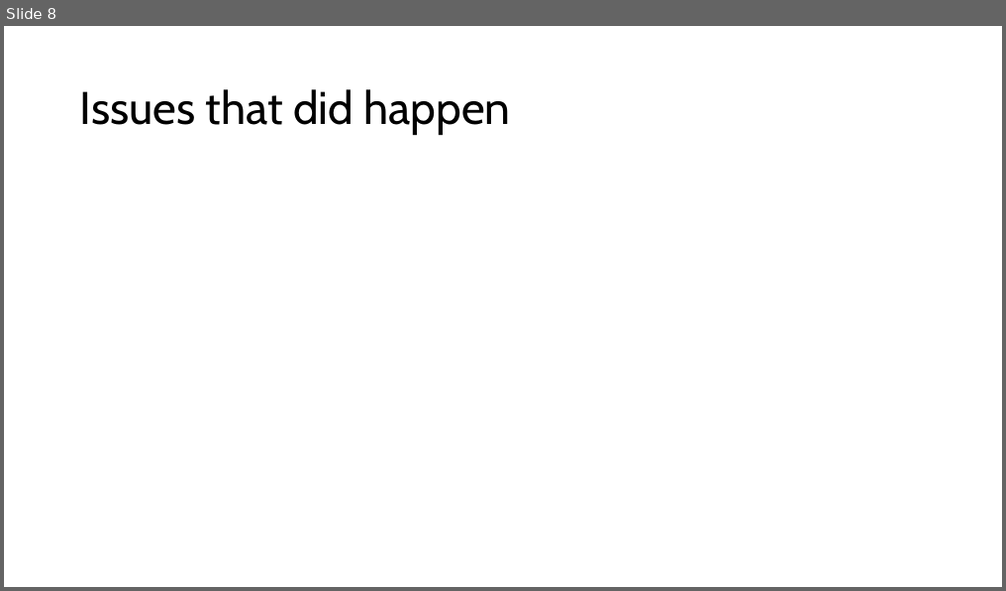
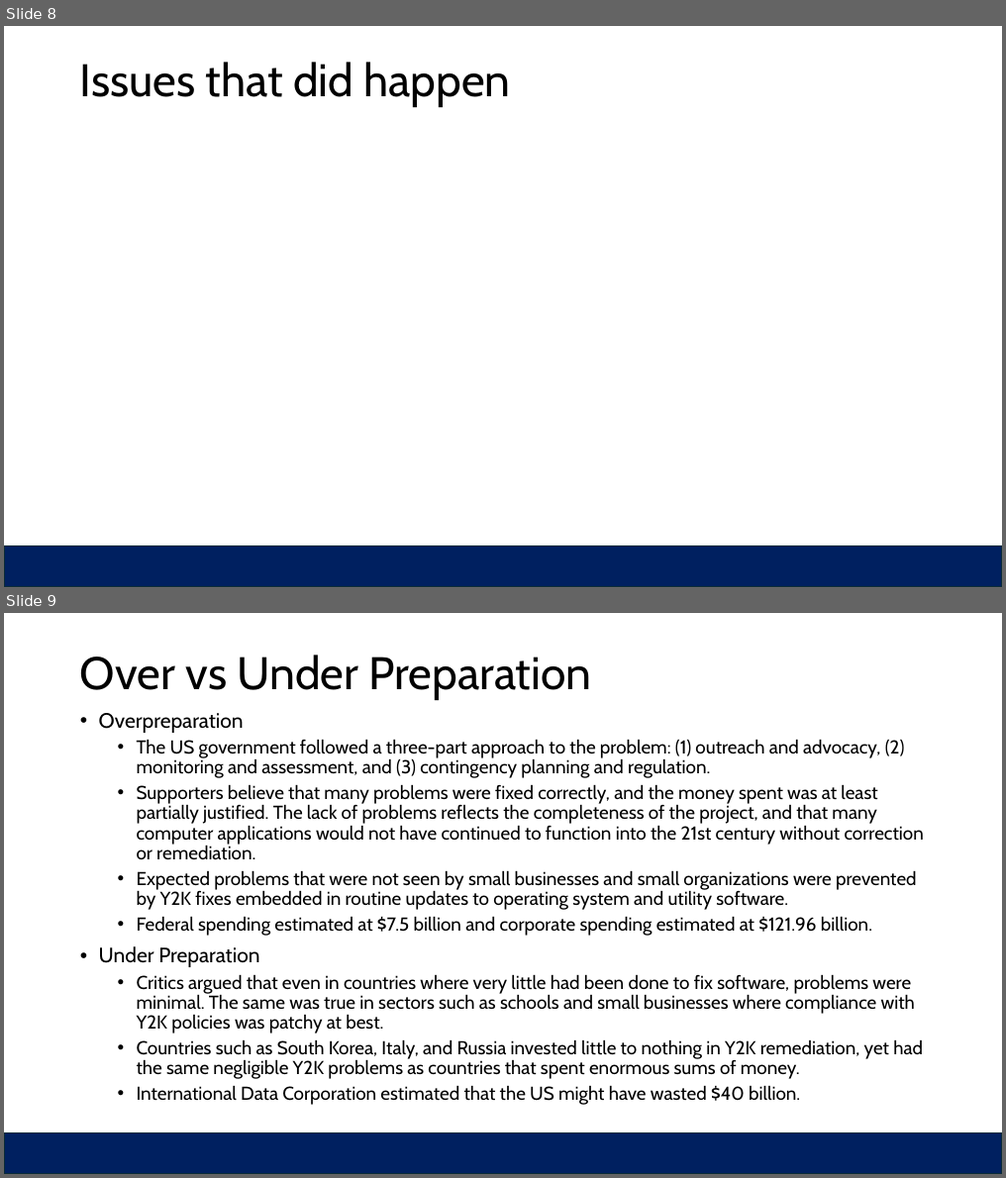
Before and after one commit to sheffy1926/Embedded_Lab_Reports, a slide deck: Y2K.pptx. Shown one above the other, each under a label of ours: slide 8 before the commit, slides 8 and 9 after it. The pictures are 1006x591 and 1006x1178 pixels, drawn with LibreOffice and Linux fonts; fonts in the diff are those of the drawing. Boxes give left, top, right and bottom in pixels: in the first picture for what was removed or moved away, otherwise in the second. Text is boxed around its words. In the diff, an @@ line names an element or a change of style, - is before the commit and + after.

Commit message:
Made changes to Y2K powerpoint and started work on Final Project

```diff
--- a/Y2K.pptx
+++ b/Y2K.pptx
@@ slide 9 added at (4, 613, 1002, 1174), background #FFFFFF; not listed: 1 template element that a slide beside it also shows @@
@@ title added at (80, 655, 592, 700), 44 pt, text #000000 @@
+Over vs Under Preparation
@@ text added at (99, 713, 924, 1105), 18 pt, text #000000 @@
+• Overpreparation
+  • The US government followed a three-part approach to the problem: (1) outreach and advocacy, (2) monitoring and assessment, and (3) contingency planning and regulation.
+  • Supporters believe that many problems were fixed correctly, and the money spent was at least partially justified. The lack of problems reflects the completeness of the project, and that many computer applications would not have continued to function into the 21st century without correction or remediation.
+  • Expected problems that were not seen by small businesses and small organizations were prevented by Y2K fixes embedded in routine updates to operating system and utility software.
+  • Federal spending estimated at $7.5 billion and corporate spending estimated at $121.96 billion.
+• Under Preparation
+  • Critics argued that even in countries where very little had been done to fix software, problems were minimal. The same was true in sectors such as schools and small businesses where compliance with Y2K policies was patchy at best.
+  • Countries such as South Korea, Italy, and Russia invested little to nothing in Y2K remediation, yet had the same negligible Y2K problems as countries that spent enormous sums of money.
+  • International Data Corporation estimated that the US might have wasted $40 billion.
@@ slide 8 changed as well @@
@@ title "Issues that did happen": place and size @@
-title "Issues that did happen" at (80, 89, 511, 135)
+title "Issues that did happen" at (80, 62, 511, 106)
@@ rectangle added at (4, 547, 1002, 587), fill #002060, outline #092A39 1.5 pt @@
```
Also in this commit, not shown: 4 other slides changed, 6 other slides added, 5 slides removed, 8 other files.
